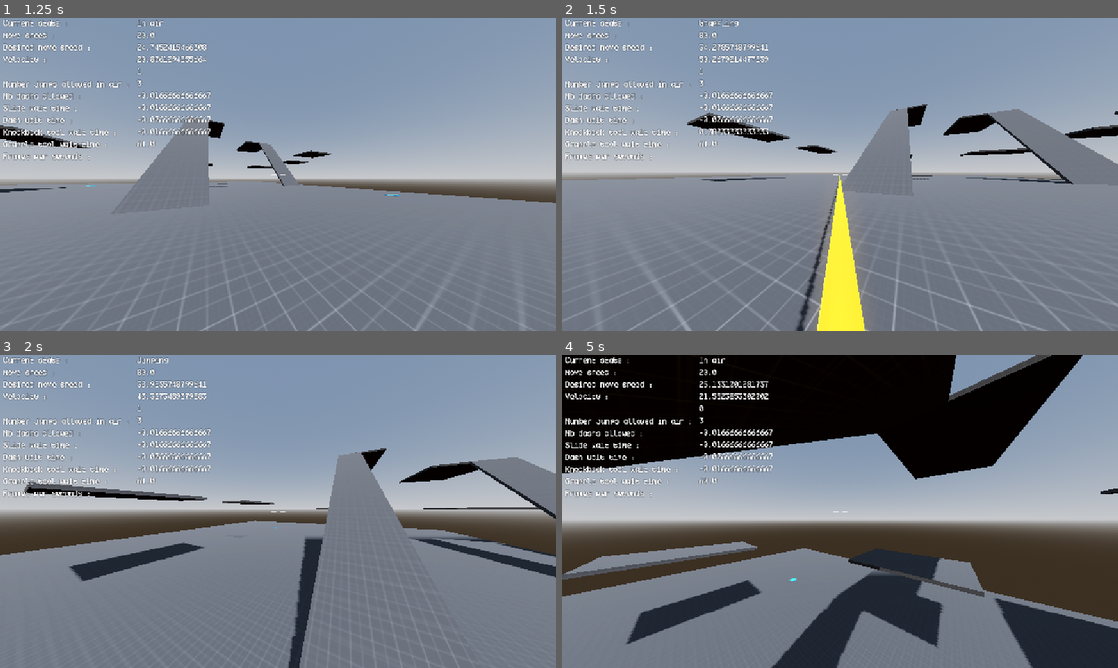
Above: before the commit, frames 1-4 (two rows, left to right).
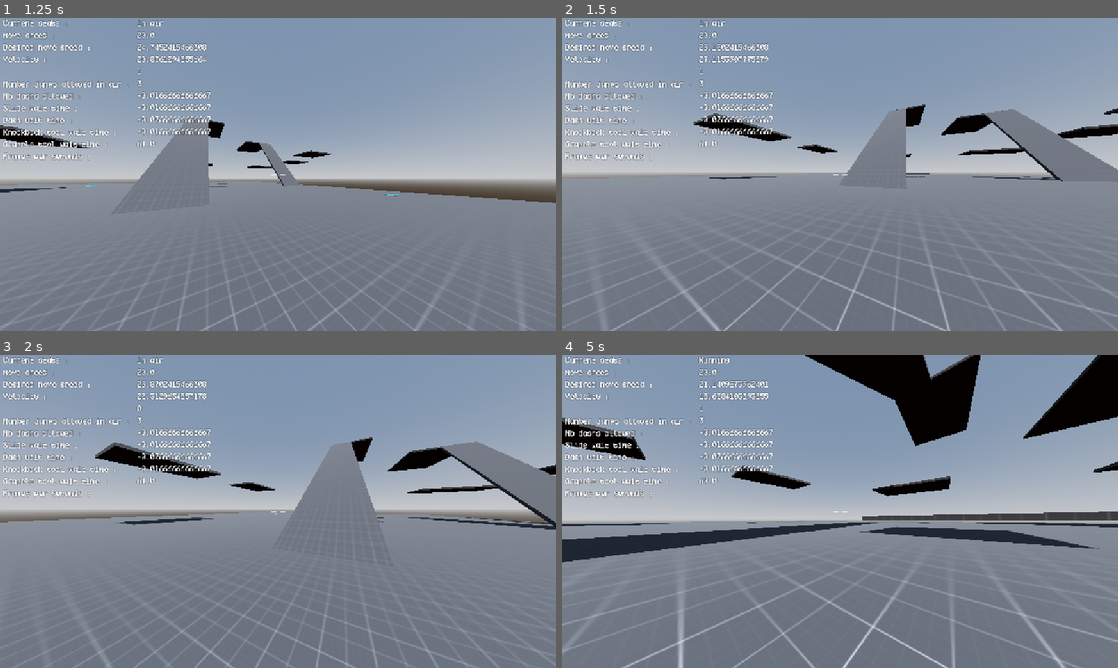
Above: after the commit, the same moments.

Repository: 100-Devs-1-Game/KYRO
Game: Godot game, scene res://Scenes/TemplateMapScene.tscn
The game is run twice, just before and just after one commit, with the same random seed, the same clock (stepped at 60 frames per second) and the same inputs.
Inputs (mouse positions are in pixels of both pictures, inside the frame that each line leads up to):
- Up to frame 1 (1.25 s): tap Enter at 0.5 s; move the mouse to (305, 174) at 0.52 s; hold W (moveForward) from 0.53 s (still down); tap Ctrl (dash) at 0.6 s; tap Space (jump) at 0.77 s
- Up to frame 2 (1.5 s): keep holding W (moveForward); move the mouse to (812, 174) at 1.27 s; click (812, 174) at 1.35 s
- Up to frame 3 (2 s): keep holding W (moveForward); tap Space (jump) at 1.52 s
- Up to frame 4 (5 s): keep holding W (moveForward); move the mouse to (851, 505) at 2.02 s; tap Shift (run) at 2.1 s; move the mouse to (834, 517) at 2.77 s; right-click (834, 517) at 2.85 s; tap Space (jump) at 3.02, 3.77, 4.52 s; move the mouse to (878, 514) at 3.52 s; tap Ctrl (dash) at 3.6 s; move the mouse to (795, 508) at 4.27 s; click (795, 508) at 4.35 s

Frame 1 is identical in both runs. In frame 2, 6.8% of the frame differs, in the area x 0-100%, y 0-100%; in frame 3, 15%; in frame 4, 53%.

Commit message:
Remove grapple and knockback inputs
Disabling those features effectively - I hope

Diff:
--- a/src/project.godot
+++ b/src/project.godot
@@ -70,8 +70,7 @@
 }
 grappleHook={
 "deadzone": 0.5,
-"events": [Object(InputEventMouseButton,"resource_local_to_scene":false,"resource_name":"","device":-1,"window_id":0,"alt_pressed":false,"shift_pressed":false,"ctrl_pressed":false,"meta_pressed":false,"button_mask":1,"position":Vector2(78, 3),"global_position":Vector2(87, 49),"factor":1.0,"button_index":1,"canceled":false,"pressed":true,"double_click":false,"script":null)
-]
+"events": []
 }
 pauseMenu={
 "deadzone": 0.5,
@@ -80,8 +79,7 @@
 }
 useKnockbackTool={
 "deadzone": 0.5,
-"events": [Object(InputEventMouseButton,"resource_local_to_scene":false,"resource_name":"","device":-1,"window_id":0,"alt_pressed":false,"shift_pressed":false,"ctrl_pressed":false,"meta_pressed":false,"button_mask":2,"position":Vector2(100, 14),"global_position":Vector2(109, 60),"factor":1.0,"button_index":2,"canceled":false,"pressed":true,"double_click":false,"script":null)
-]
+"events": []
 }
 
 [layer_names]
